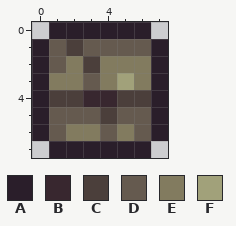
A pixel-art sprite gets an edit: Content/Tiles/Catacomb/CatacombFlooringItem.png. The picture above was drawn from the file before the commit.
The file is 16x16 pixels, drawn in blocks of 2x2; one block is one cell here.
Palette (. is transparent): A #2a1e2a  B #38272f  C #4b3f3b  D #655a4f  E #827b5f  F #a1a17a
New version:
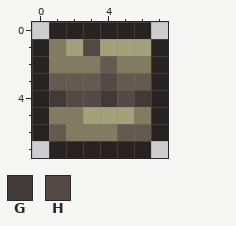
Colours new in this view: G #423a36  H #544945
The exact change:
colour A: #2a1e2a -> #282321
Changed rows in their new state; - is a pixel that keeps its letter.
first column x 1:
1 EFHFFF
2 E-ED--
3 DD-HDD
4 GHHGHG
5 EEFFFE
6 ---ED-
